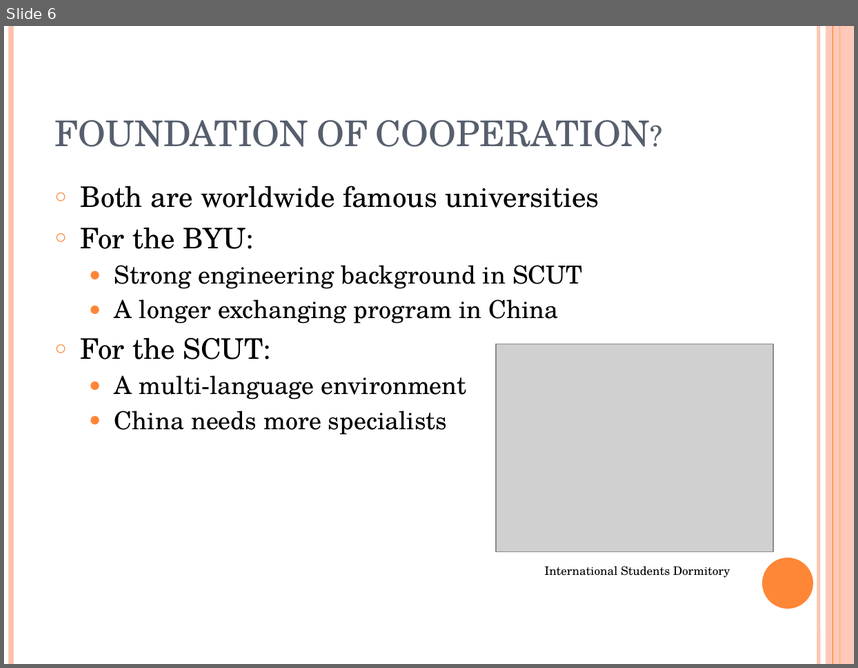
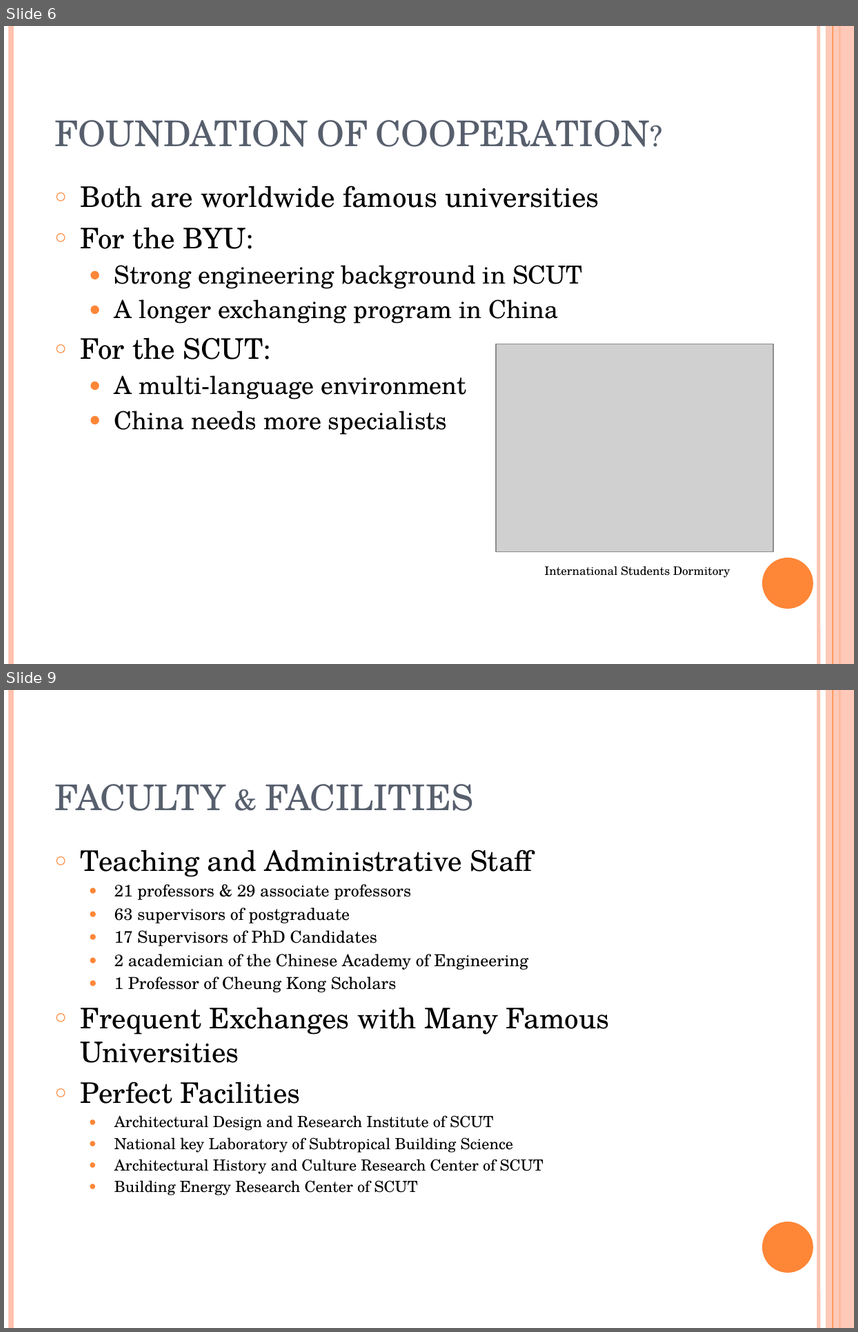
Before and after one commit to wattlebird/BYU_SCUT_EXCHANGE_PT, a slide deck: BYU-SCUT EXCHANGING PROGRAME.pptx. Shown one above the other, each under a label of ours: slide 6 before the commit, slides 6 and 9 after it; the slides between them are not shown. The pictures are 858x668 and 858x1332 pixels, drawn with LibreOffice and Linux fonts; fonts in the diff are those of the drawing; grey boxes stand for pictures. Boxes give left, top, right and bottom in pixels: in the first picture for what was removed or moved away, otherwise in the second. Text is boxed around its words. In the diff, an @@ line names an element or a change of style, - is before the commit and + after.

```diff
--- a/BYU-SCUT EXCHANGING PROGRAME.pptx
+++ b/BYU-SCUT EXCHANGING PROGRAME.pptx
@@ slide 9 added at box(4, 690, 854, 1328), background #FFFFFF; not listed: 6 template elements that a slide beside it also shows @@
@@ title added at box(55, 784, 474, 811), 30 pt, text #575F6D, small capitals @@
+FACULTY & FACILITIES
@@ text added at box(81, 849, 610, 1195), 13 pt, text #000000 @@
+○ Teaching and Administrative Staff
+  ● 21 professors & 29 associate professors
+  ● 63 supervisors of postgraduate
+  ● 17 Supervisors of PhD Candidates
+  ● 2 academician of the Chinese Academy of Engineering
+  ● 1 Professor of Cheung Kong Scholars
+○ Frequent Exchanges with Many Famous Universities
+○ Perfect Facilities
+  ● Architectural Design and Research Institute of SCUT
+  ● National key Laboratory of Subtropical Building Science
+  ● Architectural History and Culture Research Center of SCUT
+  ● Building Energy Research Center of SCUT
```
Also in this commit, not shown: 4 slides changed, 16 other slides added, 1 slide removed, 8 other files.
